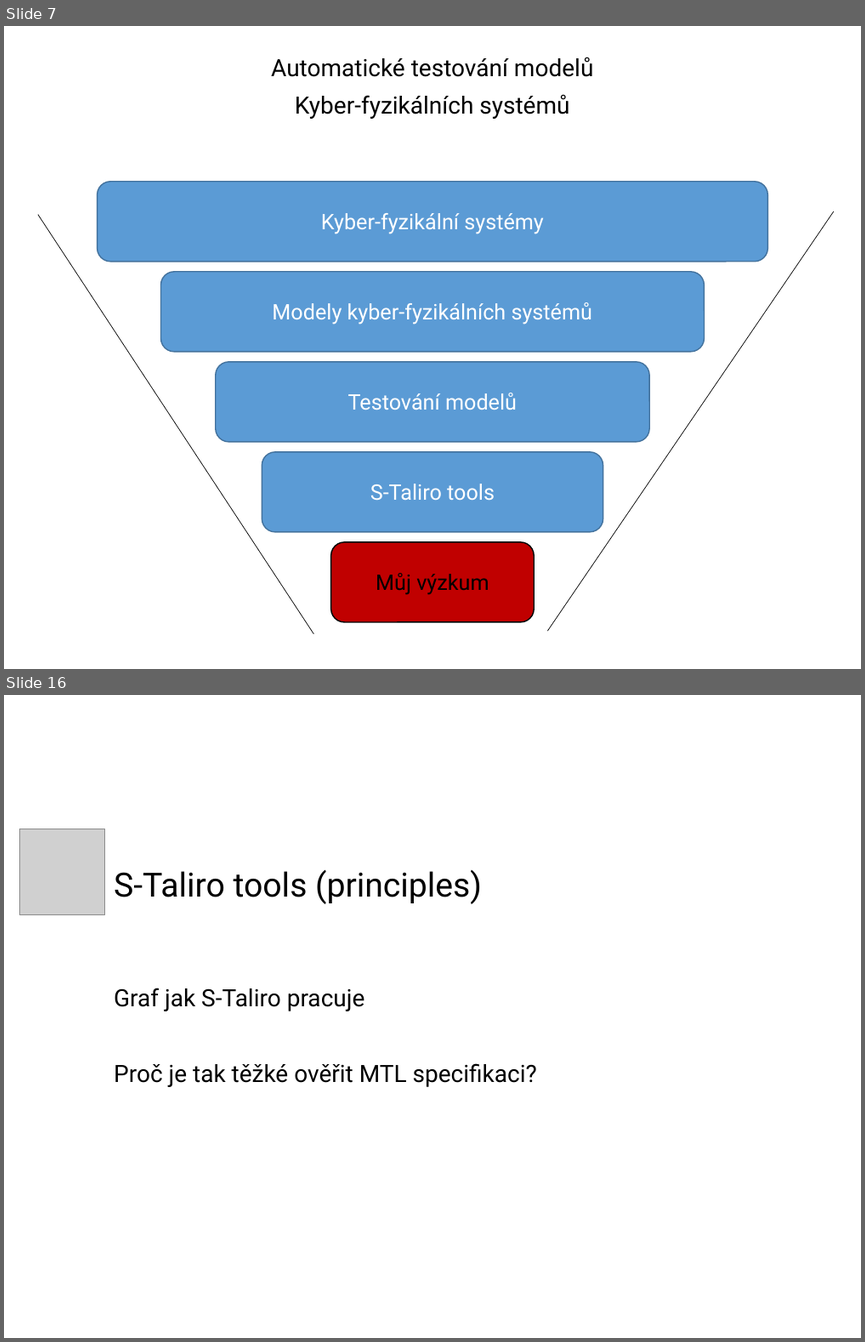
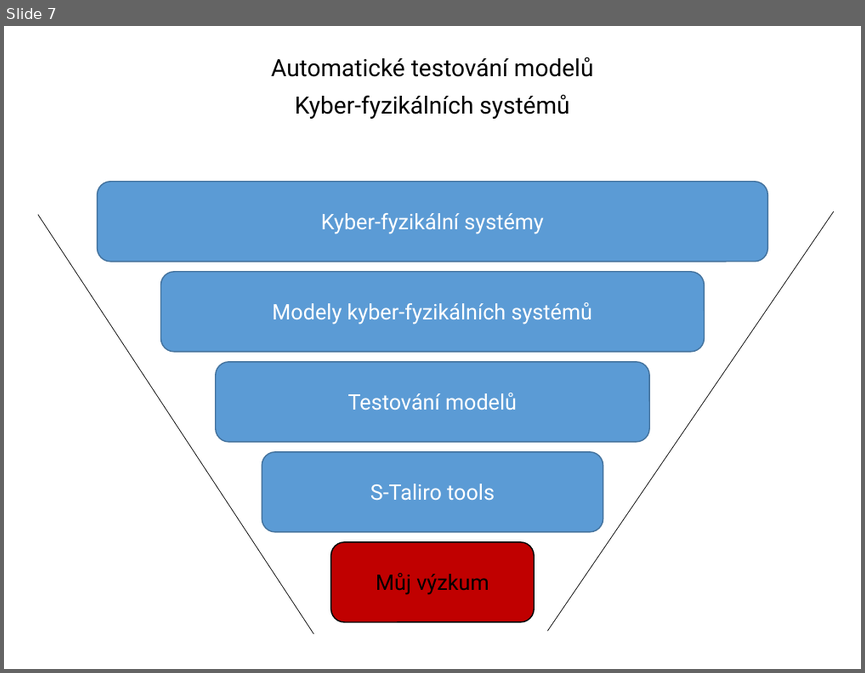
Before and after one commit to apelttom/20-semester_PhD_thesis, a slide deck: thesis/state_of_the_art_presentation/2018.01.17_SotA_presCZ.pptx. Shown one above the other, each under a label of ours: slides 7 and 16 before the commit, slide 7 after it; the slides between them are not shown. The pictures are 865x1342 and 865x673 pixels, drawn with LibreOffice and Linux fonts; fonts in the diff are those of the drawing; grey boxes stand for pictures; background and template pictures are left out. Boxes give left, top, right and bottom in pixels: in the first picture for what was removed or moved away, otherwise in the second. Text is boxed around its words. In the diff, an @@ line names an element or a change of style, - is before the commit and + after.

```diff
--- a/thesis/state_of_the_art_presentation/2018.01.17_SotA_presCZ.pptx
+++ b/thesis/state_of_the_art_presentation/2018.01.17_SotA_presCZ.pptx
@@ slide 16 removed at [4, 695, 861, 1338], background #FFFFFF @@
@@ picture removed at [19, 828, 105, 914] @@
@@ title removed at [114, 869, 482, 904] @@
-S-Taliro tools (principles)
@@ text removed at [114, 987, 537, 1087] @@
-Graf jak S-Taliro pracuje
-Proč je tak těžké ověřit MTL specifikaci?
```
Also in this commit, not shown: 10 slides changed, 2 slides added, 1 other slide removed, 1 other file.
